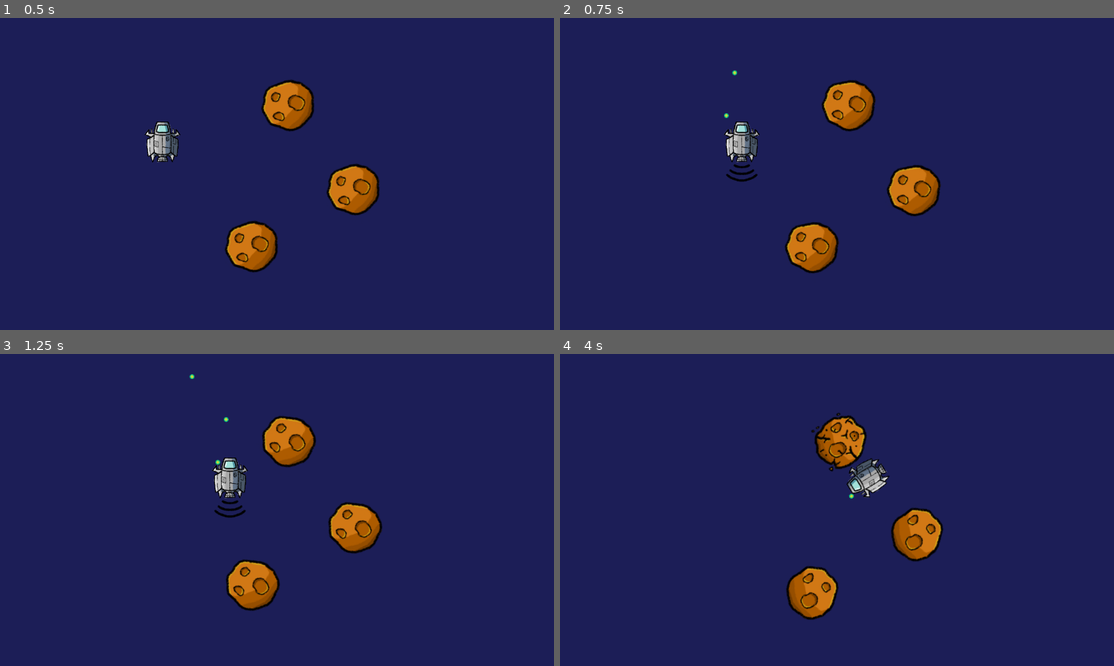
Above: before the commit, frames 1-4 (two rows, left to right).
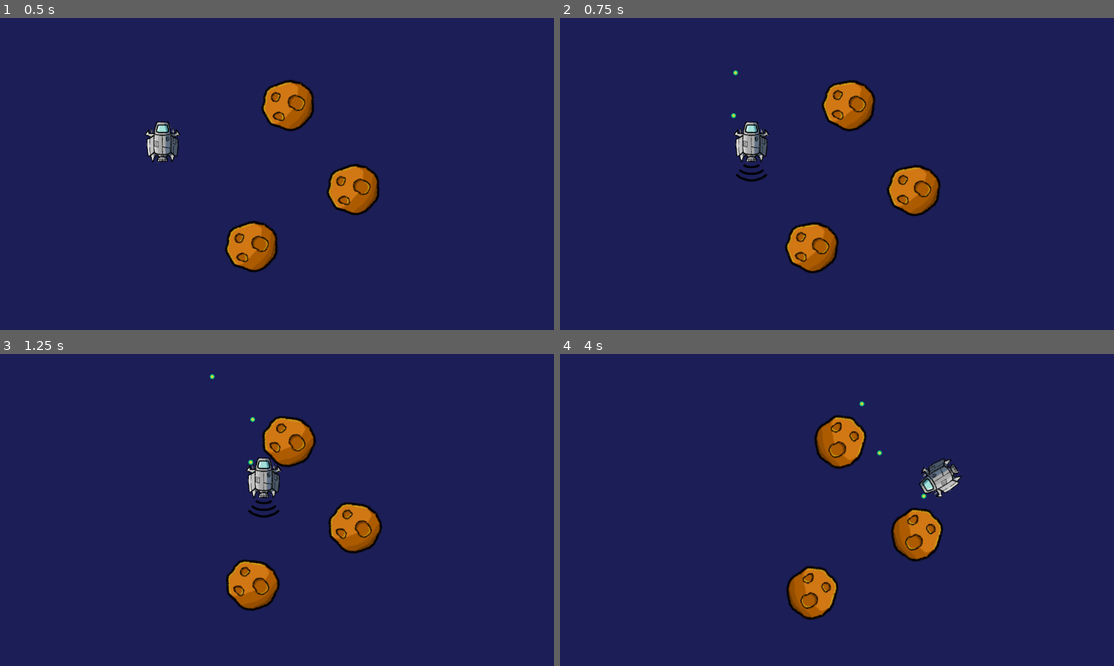
Above: after the commit, the same moments.

Repository: proJJ999/Spaceship-Enjoyer
Game: Godot game, scene res://main.tscn
Two runs of this game, one before a commit and one after it. Both use one fixed random seed, a clock stepped at 60 frames per second and the inputs below.
Inputs:
- Up to frame 1 (0.5 s): no input
- Up to frame 2 (0.75 s): hold D (move_right) from 0.53 s (still down); hold Up (shoot) from 0.53 s (still down)
- Up to frame 3 (1.25 s): keep holding D (move_right); keep holding Up (shoot)
- Up to frame 4 (4 s): release D (move_right) at 1.28 s; release Up (shoot) at 1.28 s; hold S (move_down) 1.28-2.03 s; tap Up (shoot) at 1.35, 2.85 s; hold D (move_right) 2.03-2.78 s; hold Up (shoot) 2.03-2.78 s; hold W (move_up) 2.78-3.53 s; hold Left (left) from 3.53 s (still down); hold Up (shoot) from 3.53 s (still down)

Frame 1 is identical in both runs. In frame 2, 1.0% of the frame differs, in the area x 29-38%, y 16-53%; in frame 3, 1.5%; in frame 4, 1.7%, in the area x 45-73%, y 15-47%.
Error before the commit: Invalid call. Nonexistent function 'get_damage' in base 'Area2D (player.gd)'. (res://meteor.gd:43)

Commit message:
Fixed bugs
Changes:
 - Bullets won't collide with each other
 - Meteors can now collide with more stuff

Diff:
--- a/bullet.gd
+++ b/bullet.gd
@@ -13,5 +13,5 @@
 
 
 func despawn(area):
-	if (area != source_node):
+	if (area != source_node && typeof(area) != typeof(self)):
 		queue_free()
--- a/meteor.gd
+++ b/meteor.gd
@@ -1,6 +1,7 @@
 extends Area2D
 
-var life = 10
+var life : int
+var MAX_LIFE = 10
 var BROKEN_THRESHHOLD = 5
 
 var target : Vector2
@@ -18,6 +19,7 @@
 	radiant_speed = PI / randi_range(4, 8)
 	radiant_direction = 1 - 2 * randi_range(0, 1)
 	target = position
+	life = MAX_LIFE
 
 
 # Called every frame. 'delta' is the elapsed time since the previous frame.
@@ -55,3 +57,6 @@
 		self.set_process(false)
 		await $AnimationPlayer.animation_finished
 		queue_free()
+
+func get_damage():
+	return MAX_LIFE
--- a/meteor.tscn
+++ b/meteor.tscn
@@ -60,6 +60,20 @@
 [sub_resource type="CircleShape2D" id="CircleShape2D_5ko80"]
 radius = 42.0119
 
+[sub_resource type="Animation" id="Animation_wb62g"]
+length = 0.001
+tracks/0/type = "bezier"
+tracks/0/imported = false
+tracks/0/enabled = true
+tracks/0/path = NodePath("AnimatedSprite2D:material:shader_parameter/opacity_loss")
+tracks/0/interp = 1
+tracks/0/loop_wrap = true
+tracks/0/keys = {
+"handle_modes": PackedInt32Array(0),
+"points": PackedFloat32Array(0, -0.25, 0, 0.25, 0),
+"times": PackedFloat32Array(0)
+}
+
 [sub_resource type="Animation" id="Animation_u1sko"]
 resource_name = "die"
 tracks/0/type = "bezier"
@@ -72,20 +86,6 @@
 "handle_modes": PackedInt32Array(0, 0),
 "points": PackedFloat32Array(0, -0.25, 0, 0.25, 0, 1, -0.25, 0, 0.25, 0),
 "times": PackedFloat32Array(0.3, 1)
-}
-
-[sub_resource type="Animation" id="Animation_wb62g"]
-length = 0.001
-tracks/0/type = "bezier"
-tracks/0/imported = false
-tracks/0/enabled = true
-tracks/0/path = NodePath("AnimatedSprite2D:material:shader_parameter/opacity_loss")
-tracks/0/interp = 1
-tracks/0/loop_wrap = true
-tracks/0/keys = {
-"handle_modes": PackedInt32Array(0),
-"points": PackedFloat32Array(0, -0.25, 0, 0.25, 0),
-"times": PackedFloat32Array(0)
 }
 
 [sub_resource type="AnimationLibrary" id="AnimationLibrary_78i3d"]
--- a/player.gd
+++ b/player.gd
@@ -1,6 +1,6 @@
 extends Area2D
 
-@export var player_speed = 200
+@export var player_speed = 300
 @export var radiant_speed = PI * 1.5
 
 signal bullet_shot(parent, bullet)
@@ -58,8 +58,11 @@
 	cannon_switch = not cannon_switch
 	bullet.position = start
 	bullet.rotation = rotation
-	bullet.source_node =  self
+	bullet.source_node = self
 	bullet_shot.emit(self, bullet)
 
 	await $BulletCooldown.timeout
 	is_on_cooldown = false
+
+func get_damage():
+	return 0
--- a/player.tscn
+++ b/player.tscn
@@ -46,7 +46,6 @@
 position = Vector2(0, 25)
 sprite_frames = SubResource("SpriteFrames_wutpq")
 animation = &"flying"
-frame_progress = 0.894202
 
 [node name="CollisionShape2D" type="CollisionShape2D" parent="."]
 shape = SubResource("RectangleShape2D_x0k5y")
